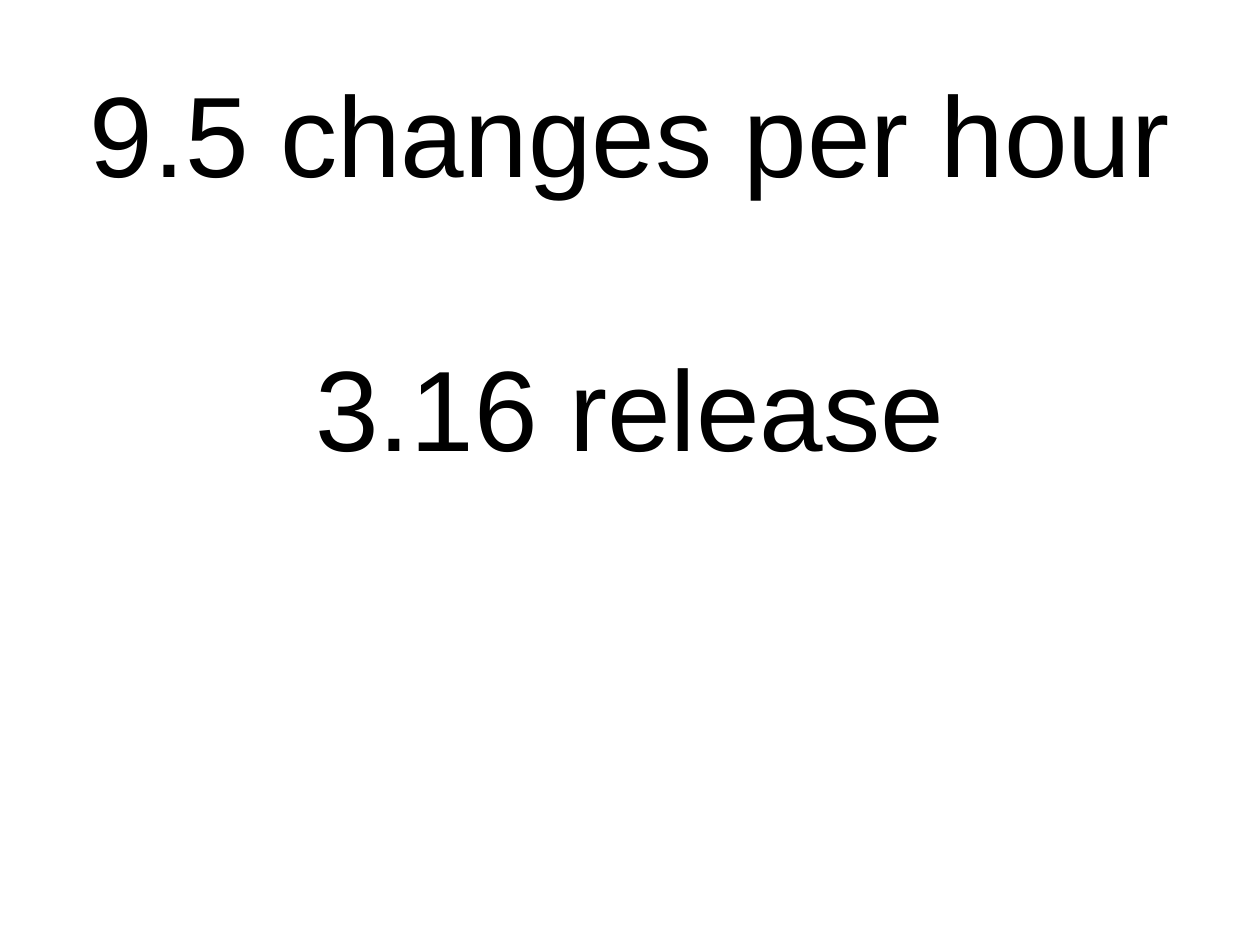
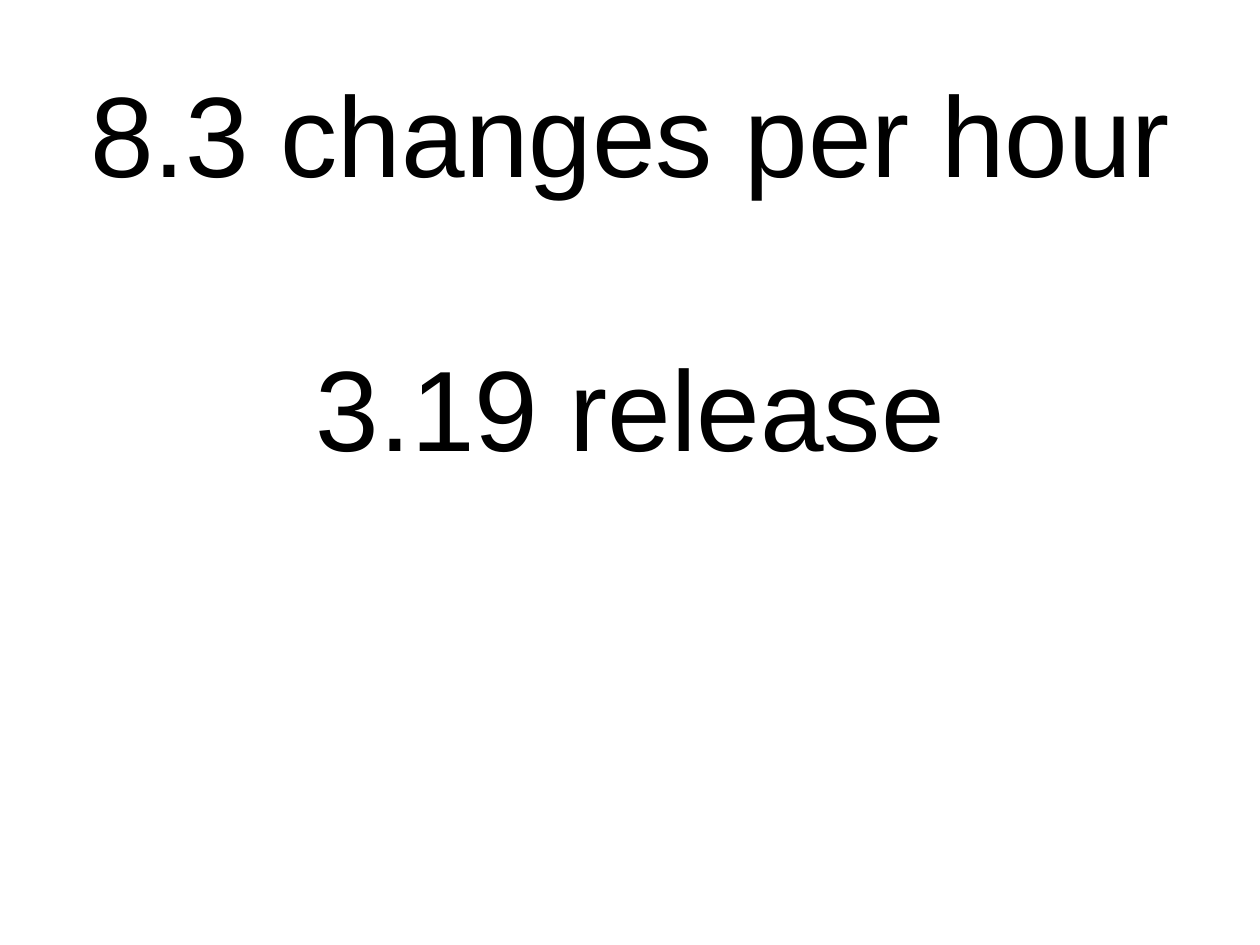
Before and after one commit to gregkh/kernel-development, a slide deck: slide 5 of kernel-development.odp (slide 7 before the commit). Drawn at 1260x945 pixels with LibreOffice and Linux fonts; fonts in the diff are those of the drawing. Boxes give left, top, right and bottom in pixels: in the first picture for what was removed or moved away, otherwise in the second. Text is boxed around its words. In the diff, an @@ line names an element or a change of style, - is before the commit and + after.

```diff
--- a/kernel-development.odp
+++ b/kernel-development.odp
@@ text at [90,94,1170,452]: text changed @@
-9.5 changes per hour
-3.16 release
+8.3 changes per hour
+3.19 release
```
Also in this commit, not shown: 29 other slides changed, 19 slides added, 2 slides removed.
